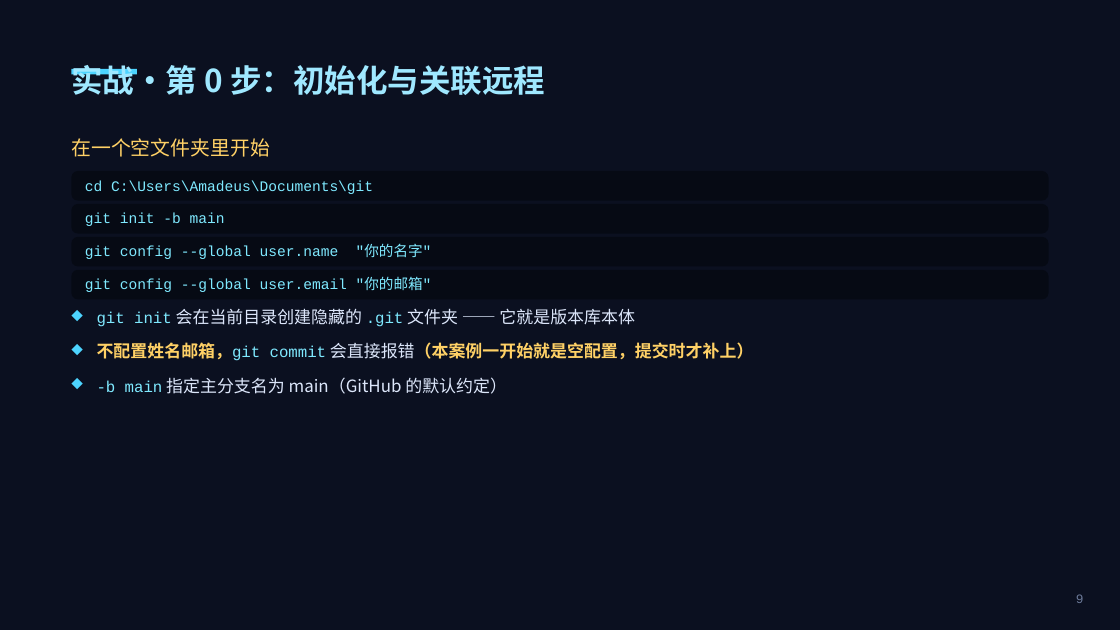
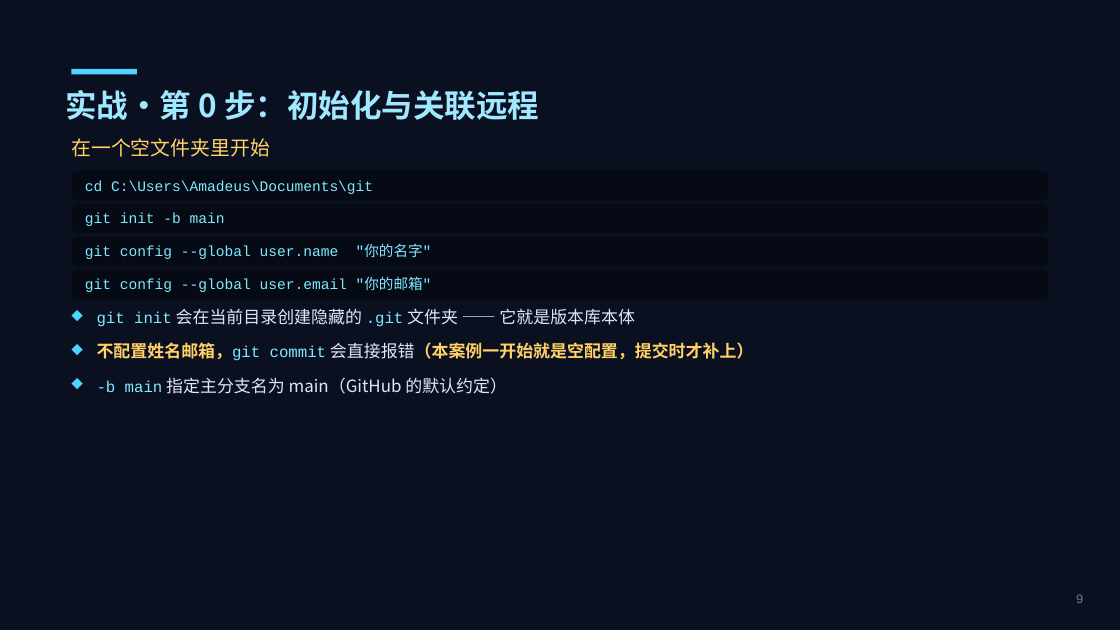
Before and after one commit to rrafiya/git_course, a slide deck: slide 9 of ppt/Git与GitHub从入门到实战.pptx. Drawn at 1120x630 pixels with LibreOffice and Linux fonts; fonts in the diff are those of the drawing. Boxes give left, top, right and bottom in pixels: in the first picture for what was removed or moved away, otherwise in the second. Text is boxed around its words. In the diff, an @@ line names an element or a change of style, - is before the commit and + after.

```diff
--- a/ppt/Git与GitHub从入门到实战.pptx
+++ b/ppt/Git与GitHub从入门到实战.pptx
@@ text "实战·第 0 步：初始化与关联远程": place and size @@
-text "实战·第 0 步：初始化与关联远程" at box(71, 65, 545, 95)
+text "实战·第 0 步：初始化与关联远程" at box(65, 90, 539, 120)
```
Also in this commit, not shown: 20 other slides changed, 5 other files.
